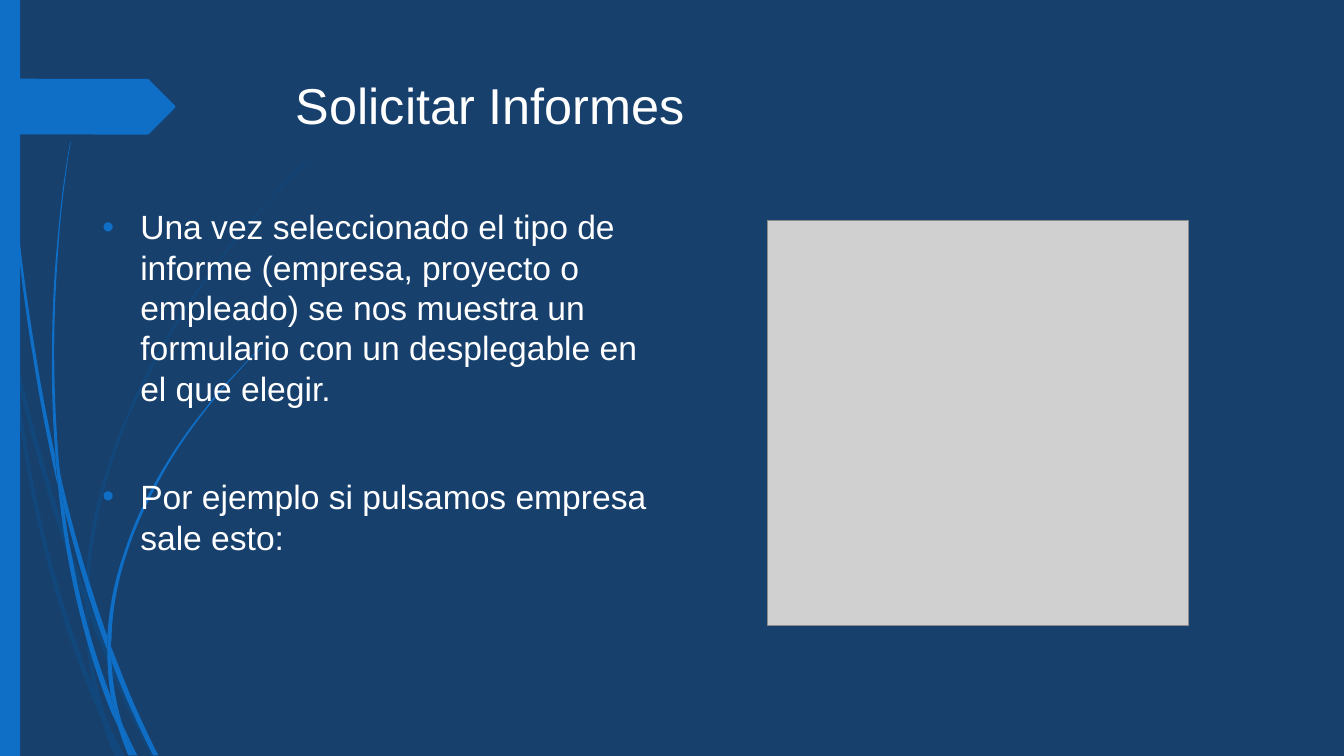
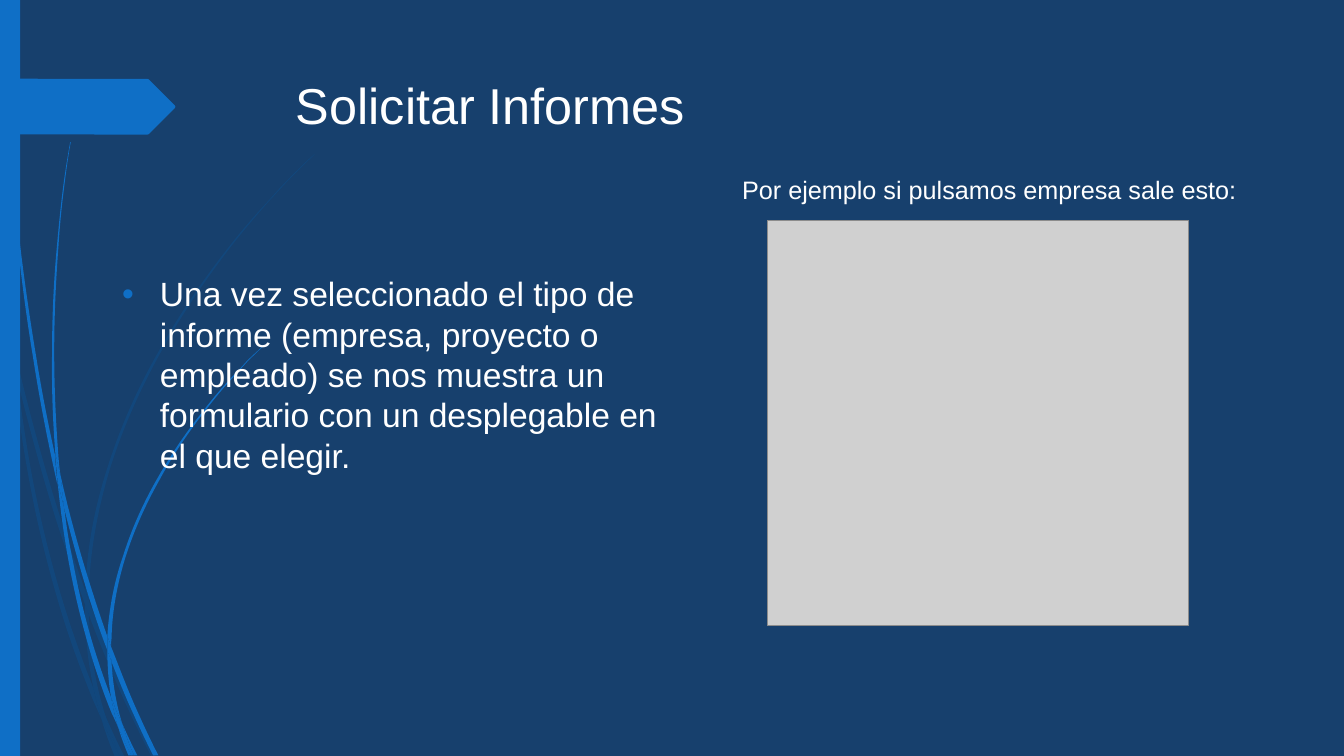
Before and after one commit to albertogmdev/ProyectoWebC-S, a slide deck: slide 13 of Presentación Web.pptx. Drawn at 1344x756 pixels with LibreOffice and Linux fonts; fonts in the diff are those of the drawing; grey boxes stand for pictures. Boxes give left, top, right and bottom in pixels: in the first picture for what was removed or moved away, otherwise in the second. Text is boxed around its words. In the diff, an @@ line names an element or a change of style, - is before the commit and + after.

```diff
--- a/Presentación Web.pptx
+++ b/Presentación Web.pptx
@@ text added at (742, 180, 1237, 205), 18 pt, text #FFFFFF @@
+Por ejemplo si pulsamos empresa sale esto:
@@ text "Una vez seleccionado el tipo ...": place and size @@
-text "Una vez seleccionado el tipo ..." at (140, 214, 647, 551)
+text "Una vez seleccionado el tipo ..." at (160, 281, 656, 475)
@@ text at (140, 482, 647, 551): paragraph removed @@
-• Por ejemplo si pulsamos empresa sale esto:
```
Also in this commit, not shown: 15 other slides changed.
